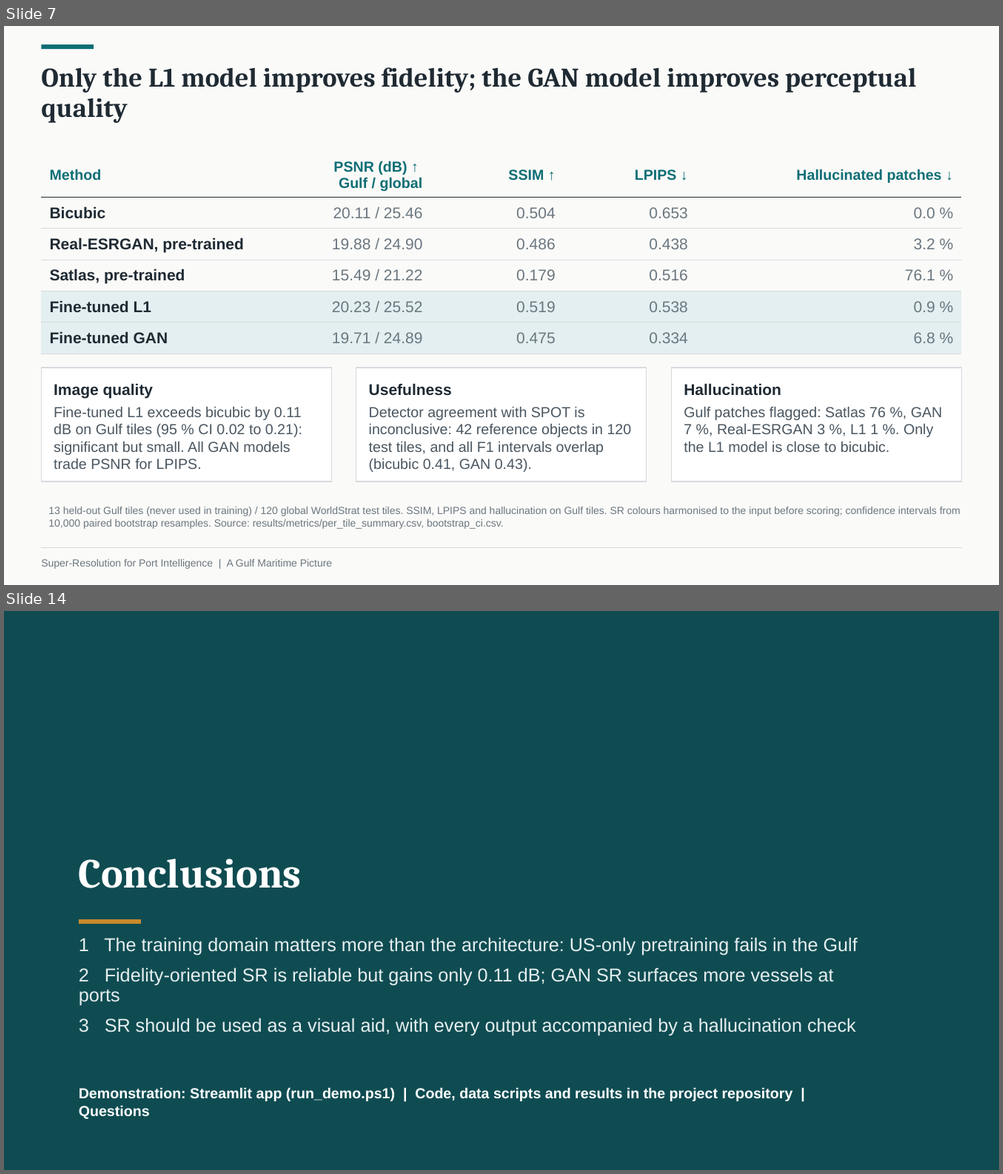
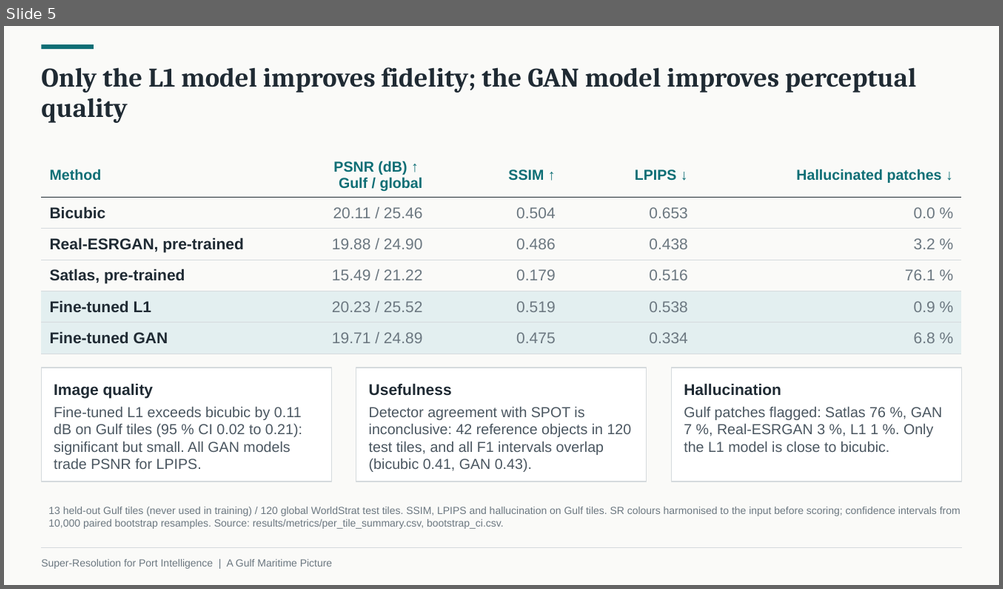
Before and after one commit to JordanManoj/gulf-port-superresolution, a slide deck: presentation/Super-Resolution_for_Port_Intelligence.pptx. Shown one above the other, each under a label of ours: slides 7 and 14 before the commit, slide 5 after it; the slides between them are not shown. The pictures are 1003x1174 and 1003x589 pixels, drawn with LibreOffice and Linux fonts; fonts in the diff are those of the drawing. Boxes give left, top, right and bottom in pixels: in the first picture for what was removed or moved away, otherwise in the second. Text is boxed around its words. In the diff, an @@ line names an element or a change of style, - is before the commit and + after.

```diff
--- a/presentation/Super-Resolution_for_Port_Intelligence.pptx
+++ b/presentation/Super-Resolution_for_Port_Intelligence.pptx
@@ slide 14 removed at box(4, 611, 999, 1170), background #0F4C52 @@
@@ title removed at box(79, 859, 301, 889) @@
-Conclusions
@@ rectangle removed at box(79, 920, 141, 924) @@
@@ subtitle removed at box(79, 937, 857, 1037) @@
-1 The training domain matters more than the architecture: US-only pretraining fails in the Gulf
-2 Fidelity-oriented SR is reliable but gains only 0.11 dB; GAN SR surfaces more vessels at ports
-3 SR should be used as a visual aid, with every output accompanied by a hallucination check
@@ text removed at box(79, 1088, 793, 1119) @@
-Demonstration: Streamlit app (run_demo.ps1) | Code, data scripts and results in the project repository | Questions
@@ what was slide 7 is now slide 5 @@
```
Also in this commit, not shown: 10 slides changed, 1 other file.
